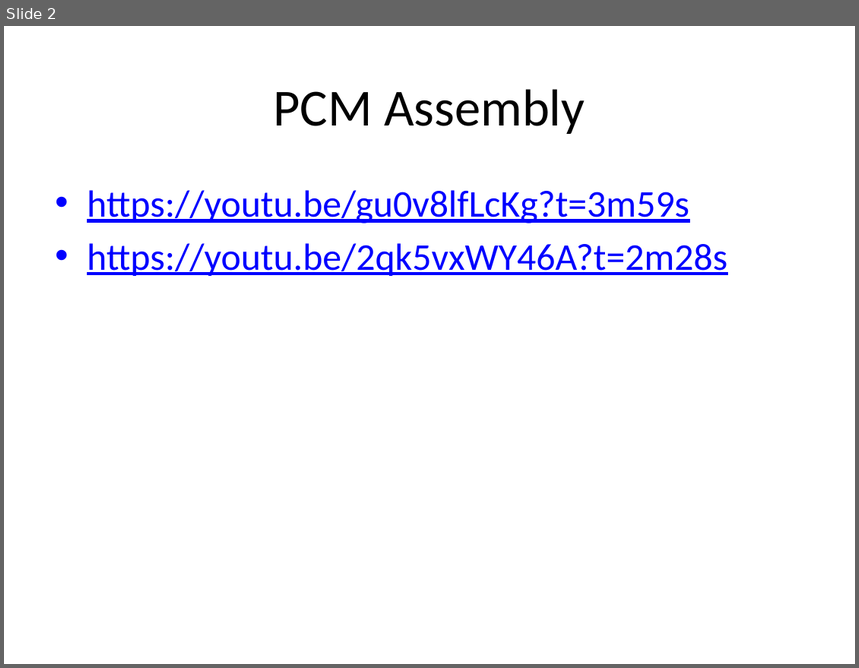
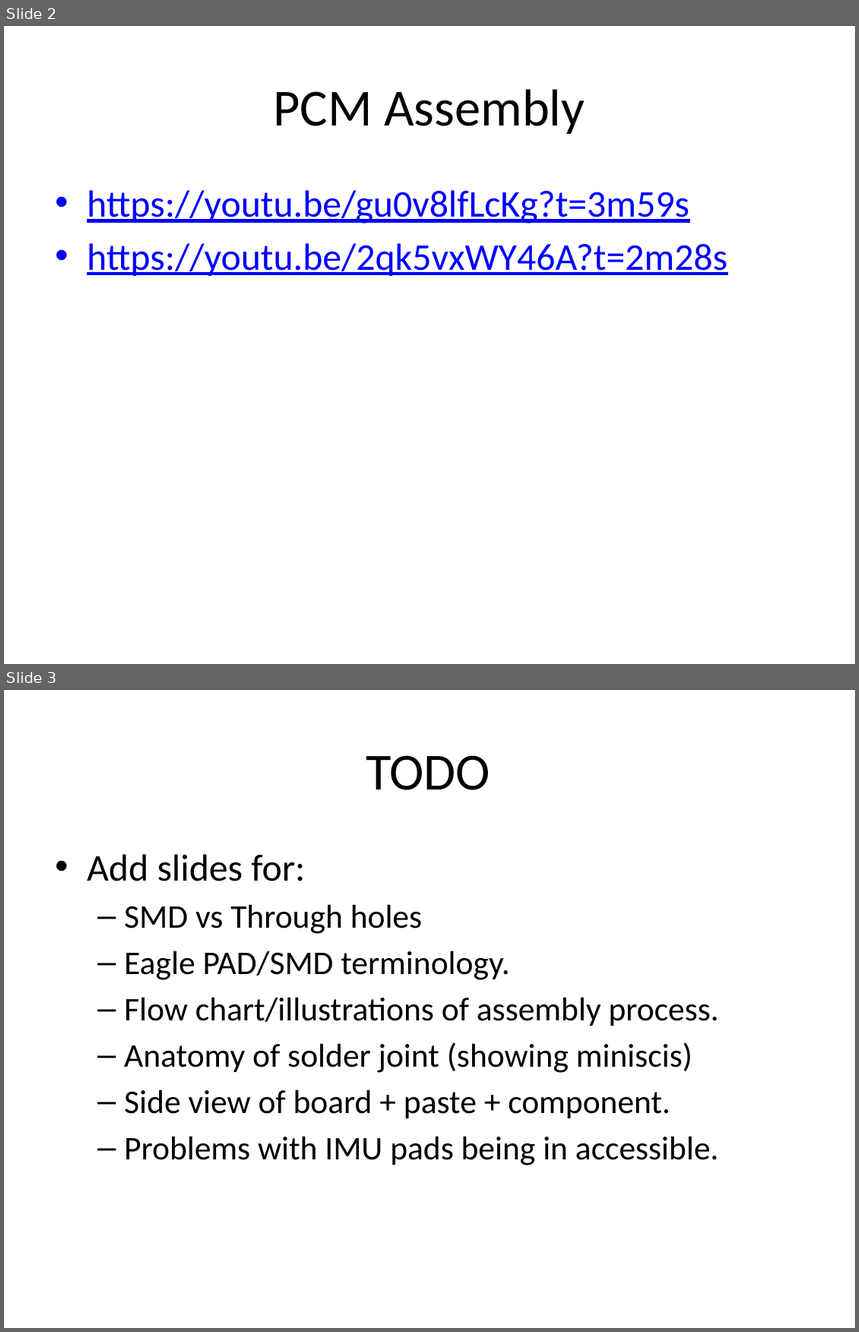
Before and after one commit to NVSL/QuadClass-Resources, a slide deck: Lecture Slides/Lab02-Eagle-Packages.pptx. Shown one above the other, each under a label of ours: slide 2 before the commit, slides 2 and 3 after it. The pictures are 859x668 and 859x1332 pixels, drawn with LibreOffice and Linux fonts; fonts in the diff are those of the drawing. Boxes give left, top, right and bottom in pixels: in the first picture for what was removed or moved away, otherwise in the second. Text is boxed around its words. In the diff, an @@ line names an element or a change of style, - is before the commit and + after.

```diff
--- a/Lecture Slides/Lab02-Eagle-Packages.pptx
+++ b/Lecture Slides/Lab02-Eagle-Packages.pptx
@@ slide 3 added at [4,690,855,1328], background #FFFFFF @@
@@ title added at [366,755,490,790], 44 pt, text #000000 @@
+TODO
@@ text added at [87,854,719,1166], 28 pt, text #000000 @@
+• Add slides for:
+  – SMD vs Through holes
+  – Eagle PAD/SMD terminology.
+  – Flow chart/illustrations of assembly process.
+  – Anatomy of solder joint (showing miniscis)
+  – Side view of board + paste + component.
+  – Problems with IMU pads being in accessible.
```
Also in this commit, not shown: 6 other files.
